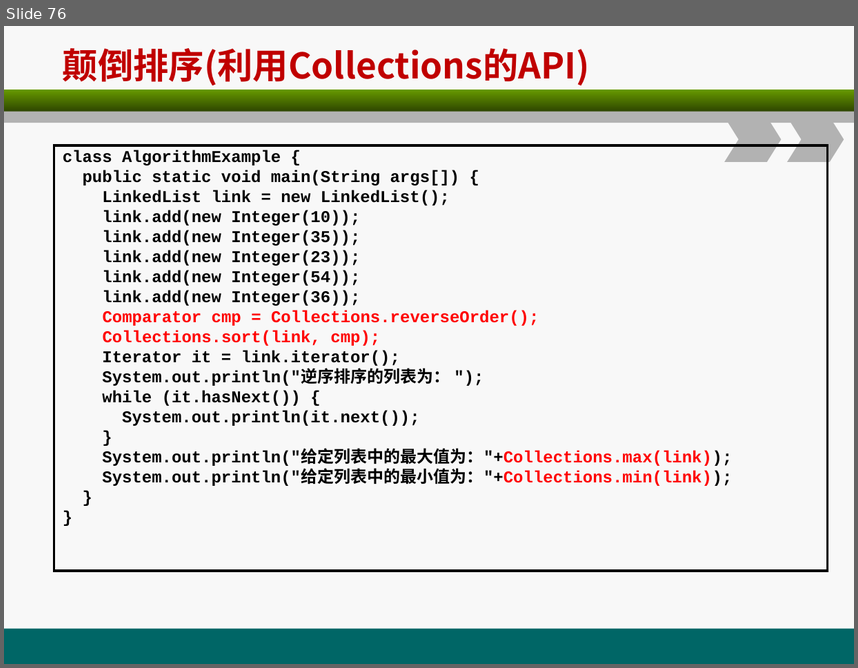
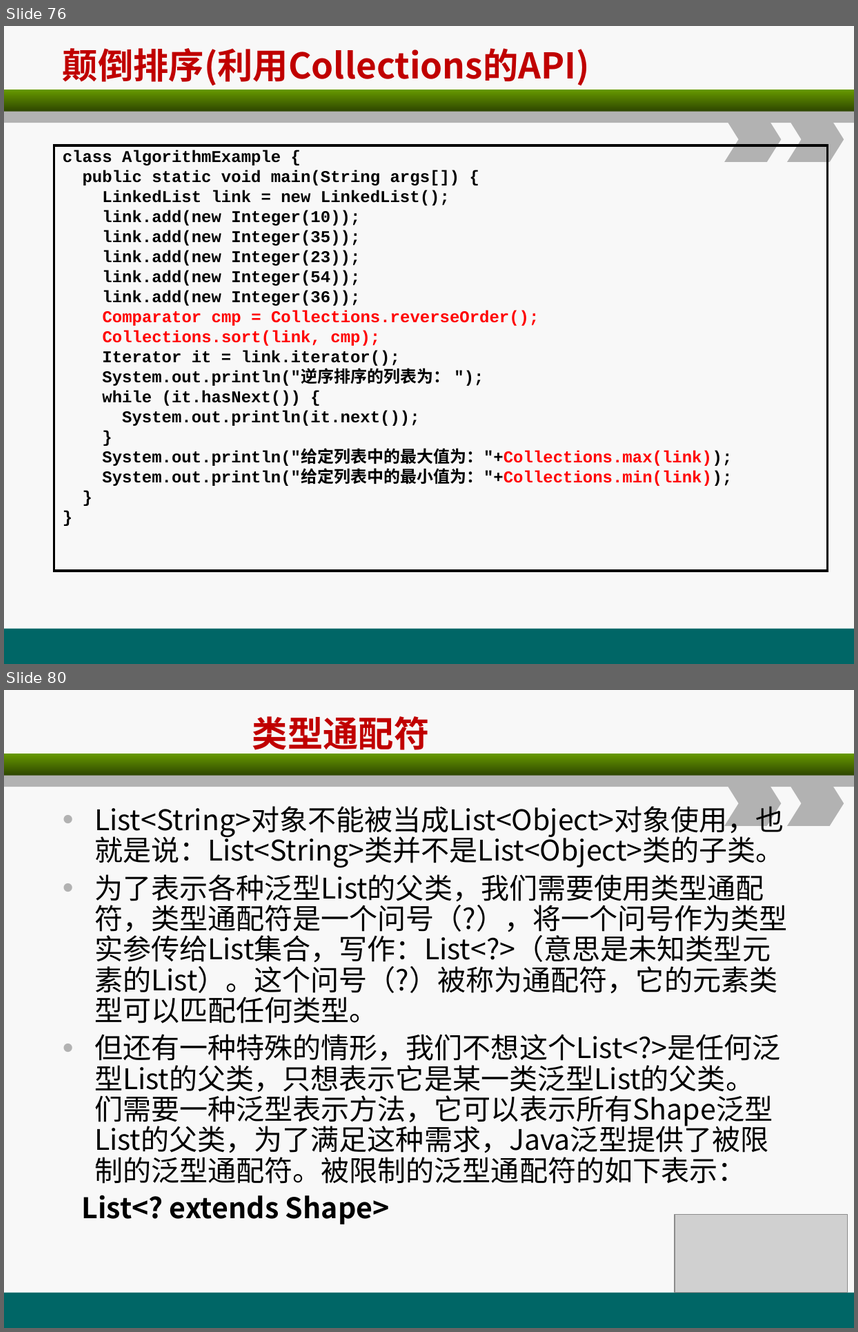
Before and after one commit to christwei/gitDoc, a slide deck: 课件/环宇/java编程基础/A3.ppt. Shown one above the other, each under a label of ours: slide 76 before the commit, slides 76 and 80 after it; the slides between them are not shown. The pictures are 858x668 and 858x1332 pixels, drawn with LibreOffice and Linux fonts; fonts in the diff are those of the drawing; grey boxes stand for pictures. Boxes give left, top, right and bottom in pixels: in the first picture for what was removed or moved away, otherwise in the second. Text is boxed around its words. In the diff, an @@ line names an element or a change of style, - is before the commit and + after.

```diff
--- a/课件/环宇/java编程基础/A3.ppt
+++ b/课件/环宇/java编程基础/A3.ppt
@@ slide 80 added at bbox=[4, 690, 854, 1328], background #F8F8F8; not listed: 5 template elements that a slide beside it also shows @@
@@ title added at bbox=[252, 716, 430, 756], 30 pt, text #C00000, bold @@
+类型通配符
@@ text added at bbox=[81, 800, 788, 1224], 24 pt, text #000000 @@
+• List<String>对象不能被当成List<Object>对象使用，也就是说：List<String>类并不是List<Object>类的子类。
+• 为了表示各种泛型List的父类，我们需要使用类型通配符，类型通配符是一个问号（?），将一个问号作为类型实参传给List集合，写作：List<?>（意思是未知类型元素的List）。这个问号（?）被称为通配符，它的元素类型可以匹配任何类型。
+• 但还有一种特殊的情形，我们不想这个List<?>是任何泛型List的父类，只想表示它是某一类泛型List的父类。
+  们需要一种泛型表示方法，它可以表示所有Shape泛型List的父类，为了满足这种需求，Java泛型提供了被限制的泛型通配符。被限制的泛型通配符的如下表示：
+List<? extends Shape>
@@ picture added at bbox=[675, 1214, 848, 1292] @@
```
Also in this commit, not shown: 5 other slides added, 6 other files.
